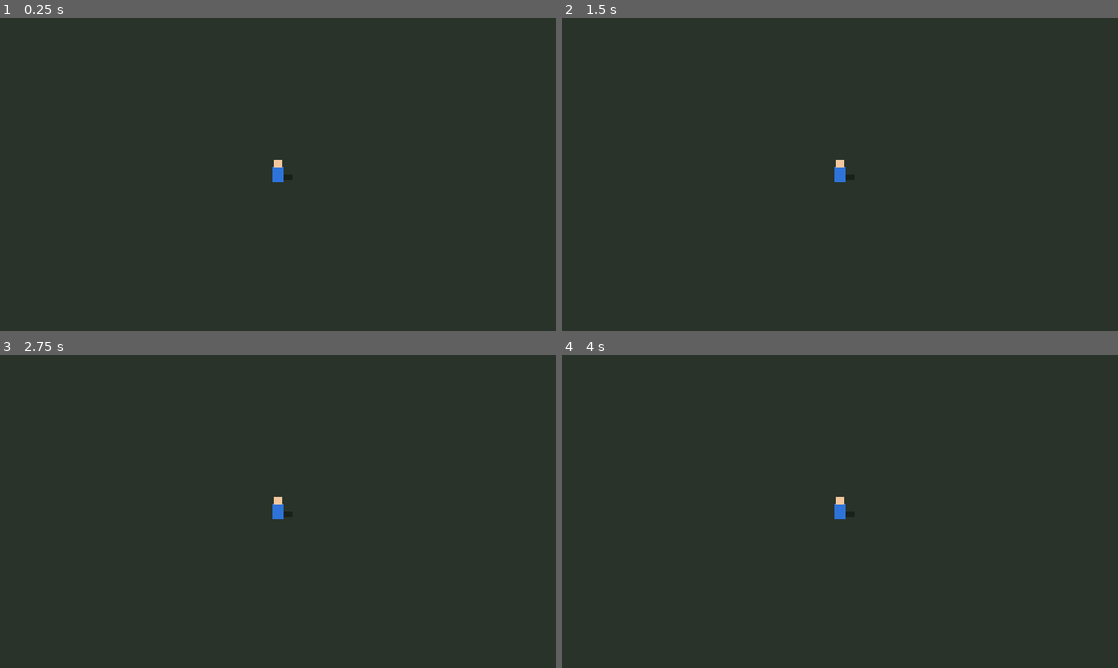
Above: before the commit, frames 1-4 (two rows, left to right).
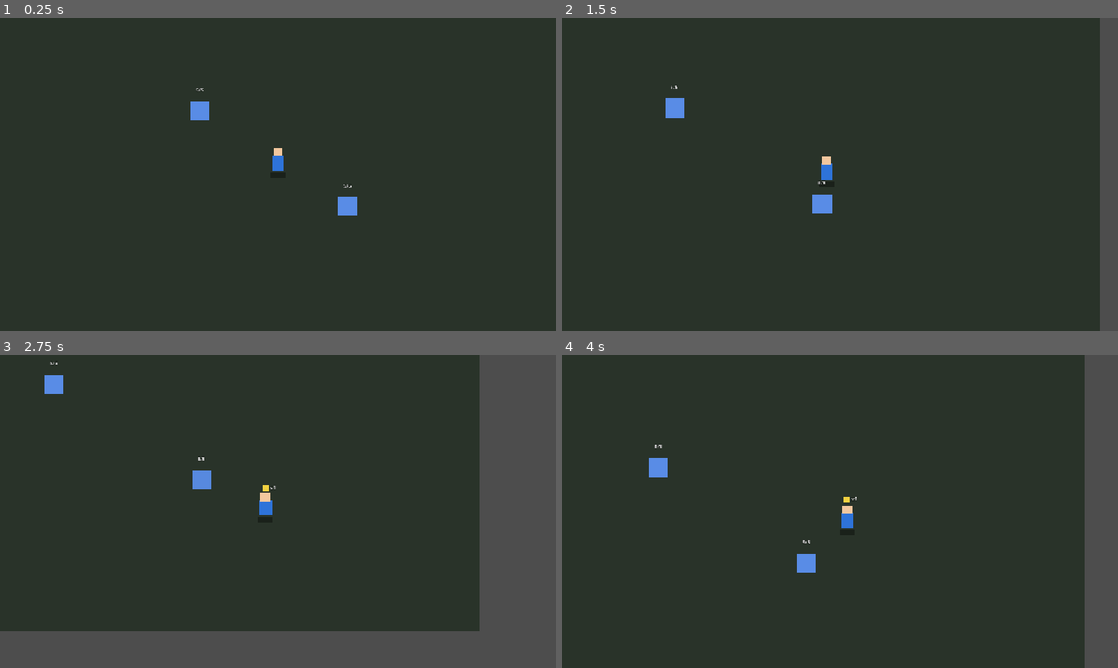
Above: after the commit, the same moments.

Repository: afares8/empire-rush
Game: Godot game, scene res://scenes/Main.tscn
The game is run twice, just before and just after one commit, with the same random seed, the same clock (stepped at 60 frames per second) and the same inputs.
Inputs:
- Up to frame 1 (0.25 s): no input
- Up to frame 2 (1.5 s): tap Enter at 0.5 s; hold D (move_right) 0.53-1.28 s; hold E (interact) 0.53-1.28 s; hold S (move_down) from 1.28 s (still down); tap E (interact) at 1.35 s
- Up to frame 3 (2.75 s): release S (move_down) at 2.03 s; hold D (move_right) from 2.03 s (still down); hold E (interact) from 2.03 s (still down)
- Up to frame 4 (4 s): release D (move_right) at 2.78 s; release E (interact) at 2.78 s; hold W (move_up) 2.78-3.53 s; tap E (interact) at 2.85 s; hold A (move_left) from 3.53 s (still down); hold E (interact) from 3.53 s (still down)

The runs differ from the first frame. In frame 1, 0.6% of the frame differs, in the area x 34-65%, y 22-64%; in frame 2, 4.0%; in frame 3, 25%, in the area x 0-100%, y 0-100%; in frame 4, 6.7%.
Error before the commit: Parse Error: Function "_update_carry_visual()" not found in base self. (res://scripts/game/player.gd:37)

Commit message:
Fix: idle threshold 120s + cleanup de devin huerfanos
1. Idle threshold 60s → 120s: devin a veces tarda >60s en arrancar
   y producir output. Con 60s el watchdog mataba devin antes de que
   empezara a trabajar.

2. Cleanup de devin huerfanos: Stop-Job/Remove-Job matan el PowerShell
   del job pero NO siempre matan a devin.exe (child process). Los
   devin huerfanos consumen RAM y bloquean sesiones futuras. Ahora
   session.ps1 y finetune.ps1 buscan y matan devin.exe con
   --prompt-file cuyo parent process ya murio.

Generated with [Devin](https://cli.devin.ai/docs)

Co-Authored-By: Devin <158243242+devin-ai-integration[bot]@users.noreply.github.com>

Diff:
--- a/scenes/Main.tscn
+++ b/scenes/Main.tscn
@@ -1,8 +1,9 @@
-[gd_scene load_steps=4 format=3 uid="uid://main_scene_ter"]
+[gd_scene load_steps=5 format=3 uid="uid://main_scene_ter"]
 
 [ext_resource type="Script" path="res://scripts/game/main.gd" id="1_main"]
 [ext_resource type="PackedScene" path="res://scenes/Player.tscn" id="2_player"]
 [ext_resource type="Script" path="res://scripts/game/camera.gd" id="3_camera"]
+[ext_resource type="PackedScene" path="res://scenes/Pickup.tscn" id="4_pickup"]
 
 [node name="Main" type="Node2D"]
 script = ExtResource("1_main")
@@ -19,6 +20,12 @@
 [node name="Player" parent="World" instance=ExtResource("2_player")]
 position = Vector2(0, 0)
 
+[node name="PickupA" parent="World" instance=ExtResource("4_pickup")]
+position = Vector2(-180, -120)
+
+[node name="PickupB" parent="World" instance=ExtResource("4_pickup")]
+position = Vector2(160, 100)
+
 [node name="Camera2D" type="Camera2D" parent="World"]
 position = Vector2(0, 0)
 zoom = Vector2(1, 1)
--- /dev/null
+++ b/scenes/Pickup.tscn
@@ -0,0 +1,34 @@
+[gd_scene load_steps=3 format=3 uid="uid://pickup_scene_ter"]
+
+[ext_resource type="Script" path="res://scripts/game/pickup.gd" id="1_pickup"]
+
+[sub_resource type="RectangleShape2D" id="rect_area"]
+size = Vector2(70, 70)
+
+[node name="Pickup" type="Area2D"]
+script = ExtResource("1_pickup")
+
+[node name="Body" type="ColorRect" parent="."]
+offset_left = -22.0
+offset_top = -22.0
+offset_right = 22.0
+offset_bottom = 22.0
+color = Color(0.35, 0.55, 0.9, 1)
+
+[node name="StockLabel" type="Label" parent="."]
+offset_left = -22.0
+offset_top = -56.0
+offset_right = 22.0
+offset_bottom = -40.0
+theme_override_colors/font_color = Color(1, 1, 1, 1)
+theme_override_colors/font_outline_color = Color(0, 0, 0, 1)
+theme_override_constants/outline_size = 3
+theme_override_font_sizes/font_size = 11
+text = "5/5"
+horizontal_alignment = 1
+
+[node name="AreaShape" type="CollisionShape2D" parent="."]
+shape = SubResource("rect_area")
+
+[connection signal="body_entered" from="." to="." method="_on_body_entered"]
+[connection signal="body_exited" from="." to="." method="_on_body_exited"]
--- a/scenes/Player.tscn
+++ b/scenes/Player.tscn
@@ -1,9 +1,15 @@
-[gd_scene load_steps=2 format=3 uid="uid://player_scene_ter"]
+[gd_scene load_steps=3 format=3 uid="uid://player_scene_ter"]
 
 [ext_resource type="Script" path="res://scripts/game/player.gd" id="1_player"]
 
+[sub_resource type="RectangleShape2D" id="rect_body"]
+size = Vector2(28, 36)
+
 [node name="Player" type="CharacterBody2D"]
 script = ExtResource("1_player")
+
+[node name="BodyShape" type="CollisionShape2D" parent="."]
+shape = SubResource("rect_body")
 
 [node name="Shadow" type="ColorRect" parent="."]
 size = Vector2(34, 12)
@@ -22,3 +28,23 @@
 offset_right = 11.0
 offset_bottom = -16.0
 color = Color(0.95, 0.78, 0.62, 1)
+
+[node name="CarryBox" type="ColorRect" parent="."]
+visible = false
+offset_left = -8.0
+offset_top = -52.0
+offset_right = 8.0
+offset_bottom = -38.0
+color = Color(0.95, 0.82, 0.25, 1)
+
+[node name="CarryLabel" type="Label" parent="."]
+visible = false
+offset_left = 10.0
+offset_top = -56.0
+offset_right = 40.0
+offset_bottom = -40.0
+theme_override_colors/font_color = Color(1, 1, 1, 1)
+theme_override_colors/font_outline_color = Color(0, 0, 0, 1)
+theme_override_constants/outline_size = 3
+theme_override_font_sizes/font_size = 12
+text = "x0"
--- a/scripts/game/main.gd
+++ b/scripts/game/main.gd
@@ -12,6 +12,10 @@
 		print("[Main] Player spawned at %s" % str(player.position))
 	else:
 		push_warning("[Main] Player node NOT found")
+	# Verificar pickups cargados (loop base, LOOP-3).
+	var pk_a: Node = get_node_or_null("World/PickupA")
+	var pk_b: Node = get_node_or_null("World/PickupB")
+	print("[Main] Pickups: PickupA=%s PickupB=%s" % [pk_a != null, pk_b != null])
 
 func _input(event: InputEvent) -> void:
 	if event is InputEventKey and event.pressed and event.keycode == KEY_ESCAPE:
--- /dev/null
+++ b/scripts/game/pickup.gd
@@ -0,0 +1,75 @@
+# Pickup — fuente de producto en el mapa (loop base, LOOP-3).
+# Nodo Area2D con stock que se regenera. El jugador entra en el área,
+# presiona E y carga 1 unidad (respeta carry_capacity del jugador).
+# Visual: cuerpo ColorRect cuyo fill refleja el stock disponible.
+class_name Pickup
+extends Area2D
+
+signal picked_up(amount: int)
+
+@export var max_stock: int = 5
+@export var regen_per_sec: float = 1.0
+@export var product_name: String = "camiseta"
+
+var stock: float = 5.0
+var _player_in_area: bool = false
+var _player: Node = null
+
+@onready var _body: ColorRect = $Body
+@onready var _stock_label: Label = $StockLabel
+
+func _ready() -> void:
+	stock = float(max_stock)
+	_update_visual()
+	_refresh_stock_label_pos()
+
+func _physics_process(delta: float) -> void:
+	if stock < float(max_stock):
+		stock = min(float(max_stock), stock + regen_per_sec * delta)
+		_update_visual()
+
+# Duck-typing: evita dependencia de class_name Player (orden de carga).
+func _is_player(body: Node) -> bool:
+	return body != null and body.has_method("can_carry") and body.has_method("add_carried")
+
+func _on_body_entered(body: Node) -> void:
+	if not _is_player(body):
+		return
+	_player_in_area = true
+	_player = body
+	if not _player.is_connected("interact_pressed", _on_player_interact):
+		_player.interact_pressed.connect(_on_player_interact)
+
+func _on_body_exited(body: Node) -> void:
+	if not _is_player(body):
+		return
+	if _player and _player.is_connected("interact_pressed", _on_player_interact):
+		_player.interact_pressed.disconnect(_on_player_interact)
+	_player_in_area = false
+	_player = null
+
+func _on_player_interact() -> void:
+	if not _player_in_area or _player == null:
+		return
+	if stock < 1.0:
+		return
+	if not _player.can_carry():
+		return
+	var taken: int = _player.add_carried(1)
+	if taken > 0:
+		stock -= float(taken)
+		_update_visual()
+		emit_signal("picked_up", taken)
+		# Pop táctil al recoger.
+		var tw: Tween = create_tween()
+		tw.tween_property(_body, "scale", Vector2(1.18, 0.85), 0.06).set_trans(Tween.TRANS_SINE)
+		tw.tween_property(_body, "scale", Vector2(1.0, 1.0), 0.1).set_trans(Tween.TRANS_SINE)
+
+func _update_visual() -> void:
+	# El brillo del cuerpo refleja cuánto stock queda.
+	var ratio: float = stock / float(max_stock) if max_stock > 0 else 0.0
+	_body.color = Color(0.35, 0.55, 0.9, 0.4 + 0.6 * ratio)
+	_stock_label.text = "%d/%d" % [int(ceil(stock)), max_stock]
+
+func _refresh_stock_label_pos() -> void:
+	_stock_label.position = Vector2(-22, -56)
--- a/scripts/game/player.gd
+++ b/scripts/game/player.gd
@@ -89,3 +89,40 @@
 	var lean: float = cos(_bob_t) * 0.04
 	_body.scale.x = 1.0 + lean
 	_body.scale.y = 1.0 - lean
+
+# --- Carga de producto (loop base, LOOP-3) ---
+
+func can_carry() -> bool:
+	return carried < carry_capacity
+
+# Recibe n unidades del pickup. Devuelve cuántas realmente cargó
+# (respeta capacidad). Feedback táctil: pop del carry box.
+func add_carried(n: int) -> int:
+	var space: int = carry_capacity - carried
+	var to_add: int = clamp(n, 0, space)
+	if to_add <= 0:
+		return 0
+	carried += to_add
+	emit_signal("carry_changed", carried)
+	_update_carry_visual()
+	# Pop de scale al recibir producto para que se sienta táctil.
+	var tw: Tween = create_tween()
+	tw.tween_property(_carry_box, "scale", Vector2(1.25, 1.25), 0.07).set_trans(Tween.TRANS_SINE)
+	tw.tween_property(_carry_box, "scale", Vector2(1.0, 1.0), 0.1).set_trans(Tween.TRANS_SINE)
+	return to_add
+
+# Descarga (para LOOP-4 estante). Devuelve cuántas soltó.
+func remove_carried(n: int) -> int:
+	var to_remove: int = clamp(n, 0, carried)
+	if to_remove <= 0:
+		return 0
+	carried -= to_remove
+	emit_signal("carry_changed", carried)
+	_update_carry_visual()
+	return to_remove
+
+func _update_carry_visual() -> void:
+	var has: bool = carried > 0
+	_carry_box.visible = has
+	_carry_label.visible = has
+	_carry_label.text = "x%d" % carried
Not shown, added: overnight/snapshots/iter_1_20260705_011542.txt
Not shown, changed: ROADMAP.md
Not shown, changed: overnight/LEARNINGS.md
Not shown, changed: overnight/finetune.ps1
Not shown, changed: overnight/run_overnight.ps1
Not shown, changed: overnight/session.ps1
